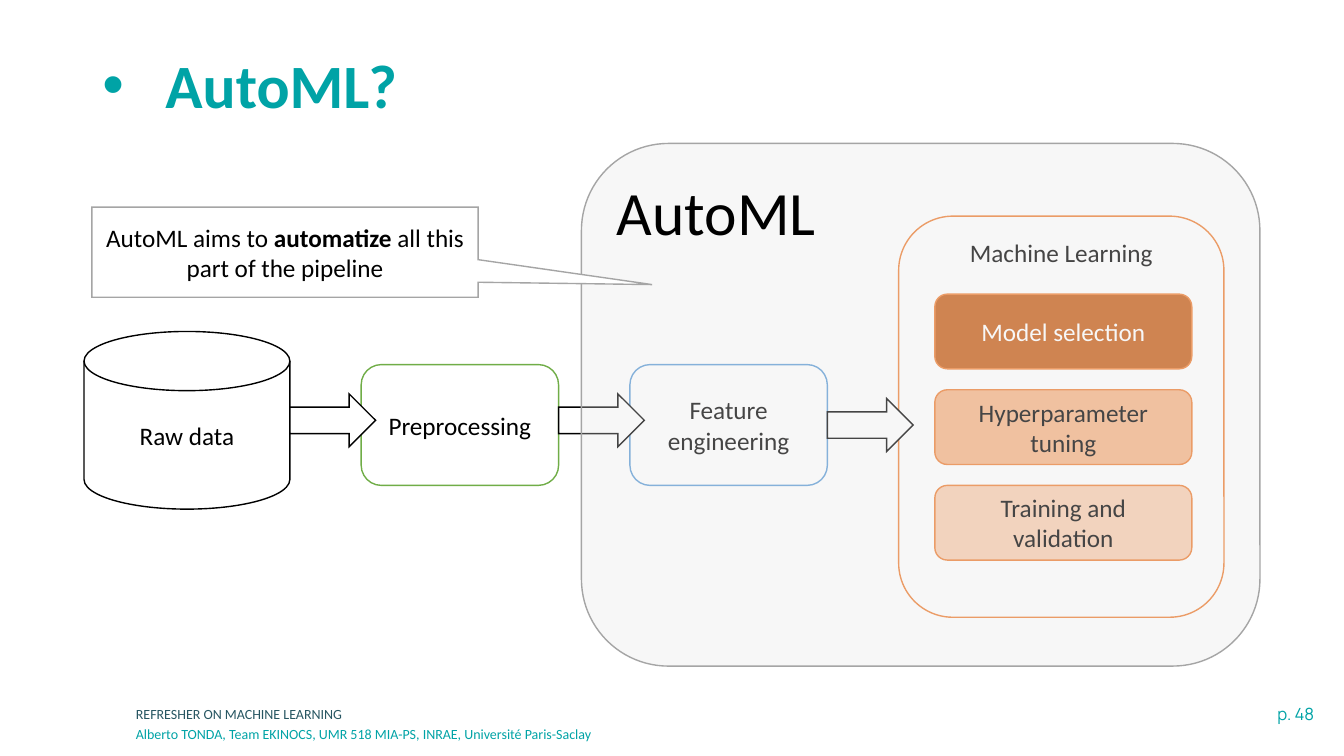
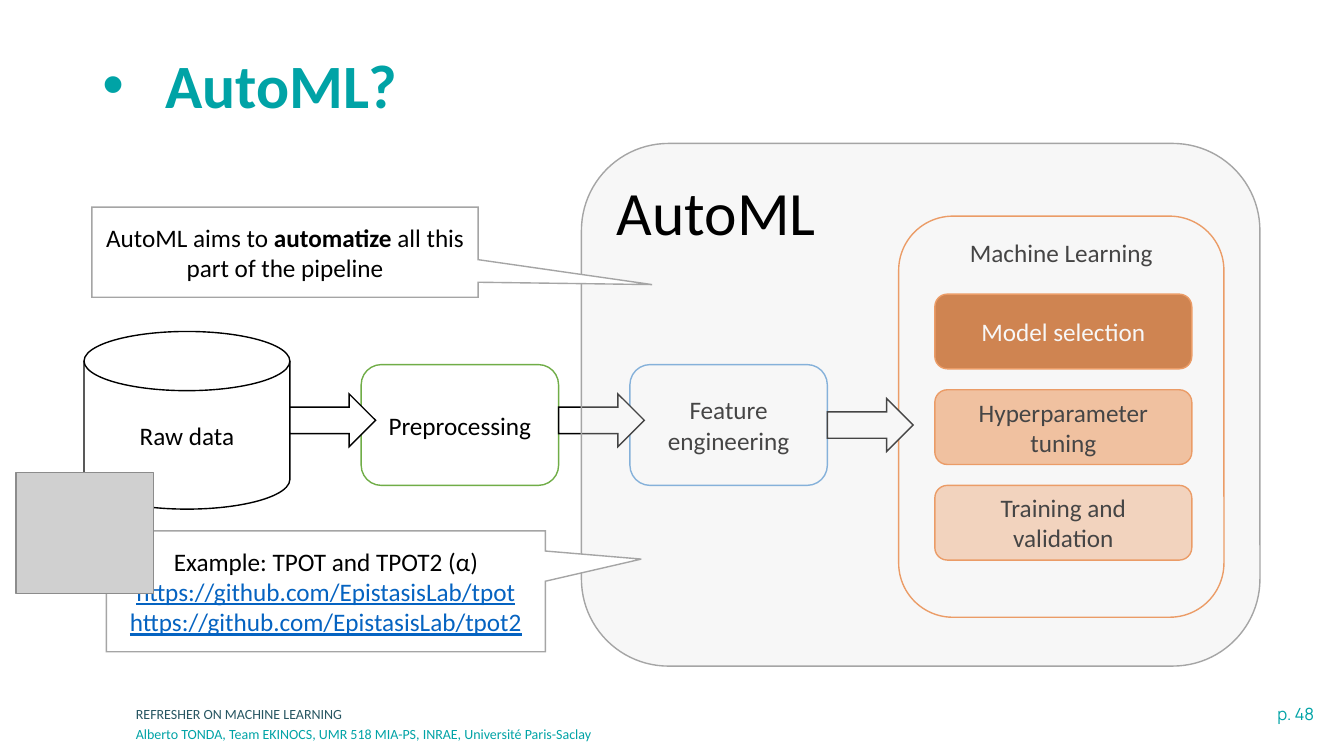
Before and after one commit to albertotonda/teaching, a slide deck: slide 48 of deep-learning-in-practice-with-pytorch/0-machine-learning.pptx. Drawn at 1344x756 pixels with LibreOffice and Linux fonts; fonts in the diff are those of the drawing; grey boxes stand for pictures; background and template pictures are left out. Boxes give left, top, right and bottom in pixels: in the first picture for what was removed or moved away, otherwise in the second. Text is boxed around its words. In the diff, an @@ line names an element or a change of style, - is before the commit and + after.

```diff
--- a/deep-learning-in-practice-with-pytorch/0-machine-learning.pptx
+++ b/deep-learning-in-practice-with-pytorch/0-machine-learning.pptx
@@ picture added at box(16, 473, 154, 594) @@
@@ speech box added at box(106, 531, 545, 652), fill #FFFFFF, outline #A5A5A5 1 pt, 18 pt, text #0563C1, underline @@
+Example: TPOT and TPOT2 (α)
+https://github.com/EpistasisLab/tpot
+https://github.com/EpistasisLab/tpot2
```
Also in this commit, not shown: 8 other files.
